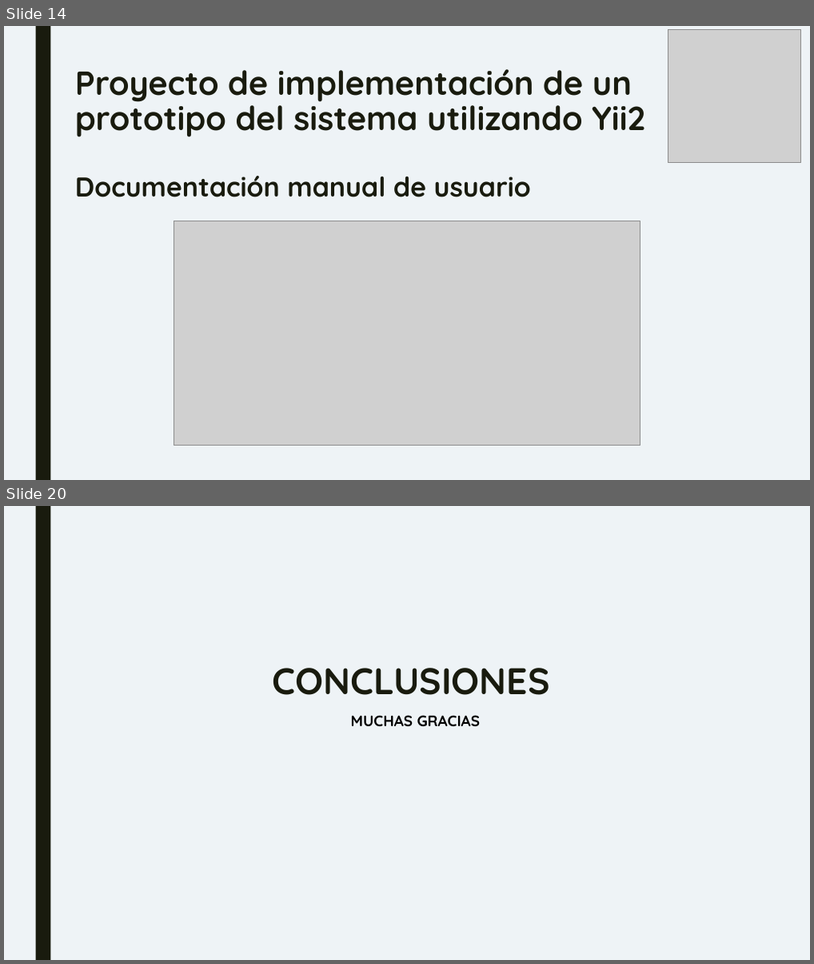
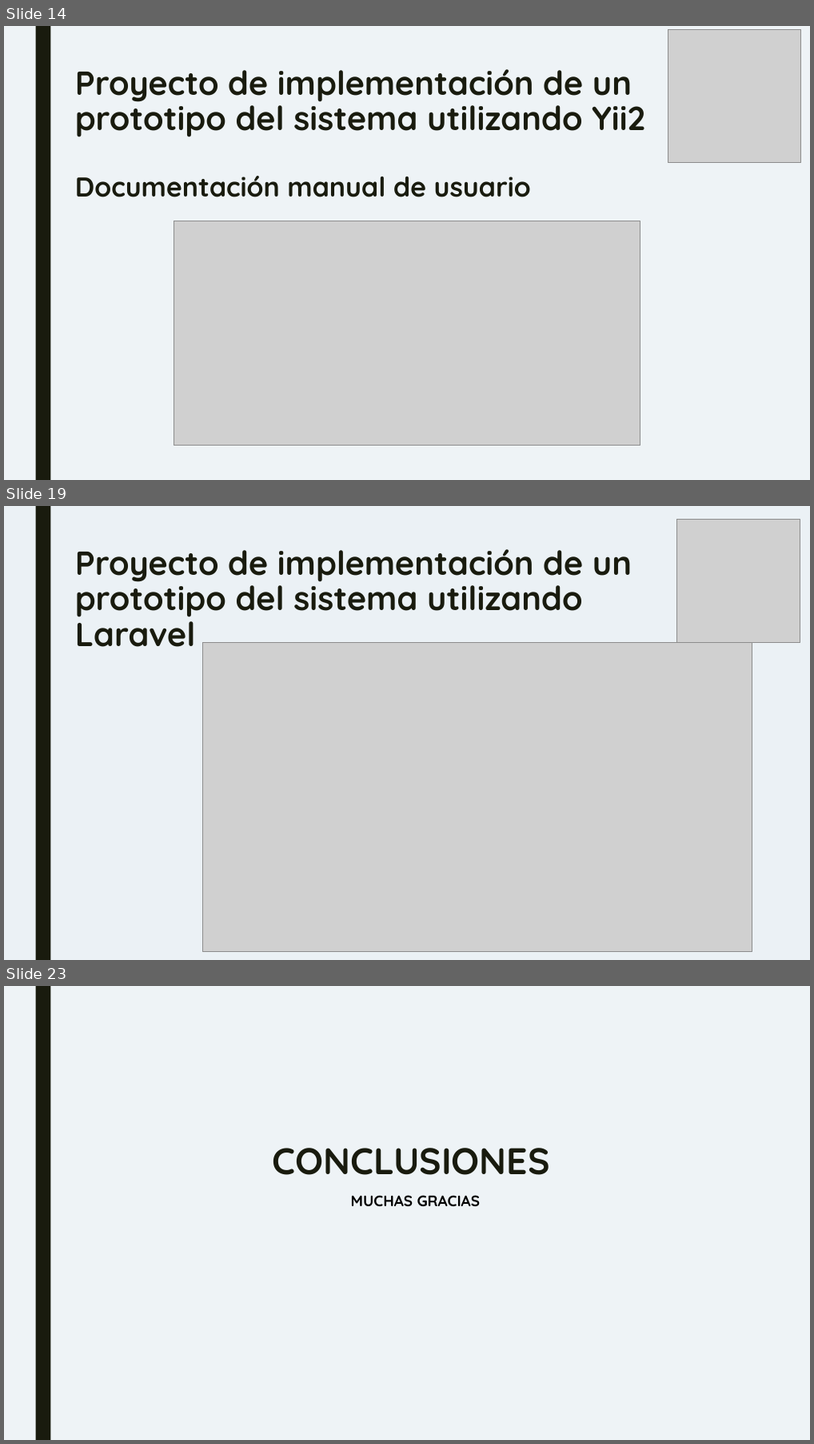
Before and after one commit to IGarrido1996/TG3_T4, a slide deck: TG3_plantilla primera parteppt.pptx. Shown one above the other, each under a label of ours: slides 14 and 20 before the commit, slides 14, 19 and 23 after it; the slides between them are not shown. The pictures are 814x964 and 814x1444 pixels, drawn with LibreOffice and Linux fonts; fonts in the diff are those of the drawing; grey boxes stand for pictures. Boxes give left, top, right and bottom in pixels: in the first picture for what was removed or moved away, otherwise in the second. Text is boxed around its words. In the diff, an @@ line names an element or a change of style, - is before the commit and + after.

Commit message:
ppt_parteLaravel

```diff
--- a/TG3_plantilla primera parteppt.pptx
+++ b/TG3_plantilla primera parteppt.pptx
@@ slide 19 added at box(4, 506, 810, 960), background #EBF1F5; not listed: 1 template element that a slide beside it also shows @@
@@ picture added at box(678, 520, 800, 642) @@
@@ title added at box(75, 549, 632, 647), 39.6 pt, text #191B0E, bold @@
+Proyecto de implementación de un prototipo del sistema utilizando Laravel
@@ picture added at box(202, 642, 753, 952) @@
@@ what was slide 20 is now slide 23 @@
```
Also in this commit, not shown: 6 slides changed, 2 other slides added.
